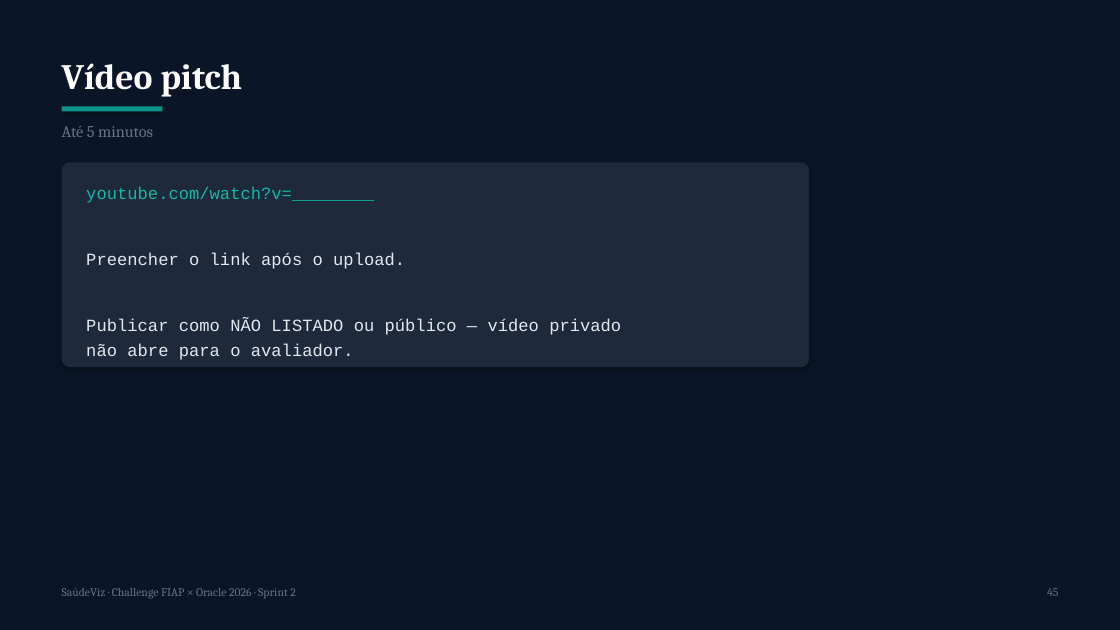
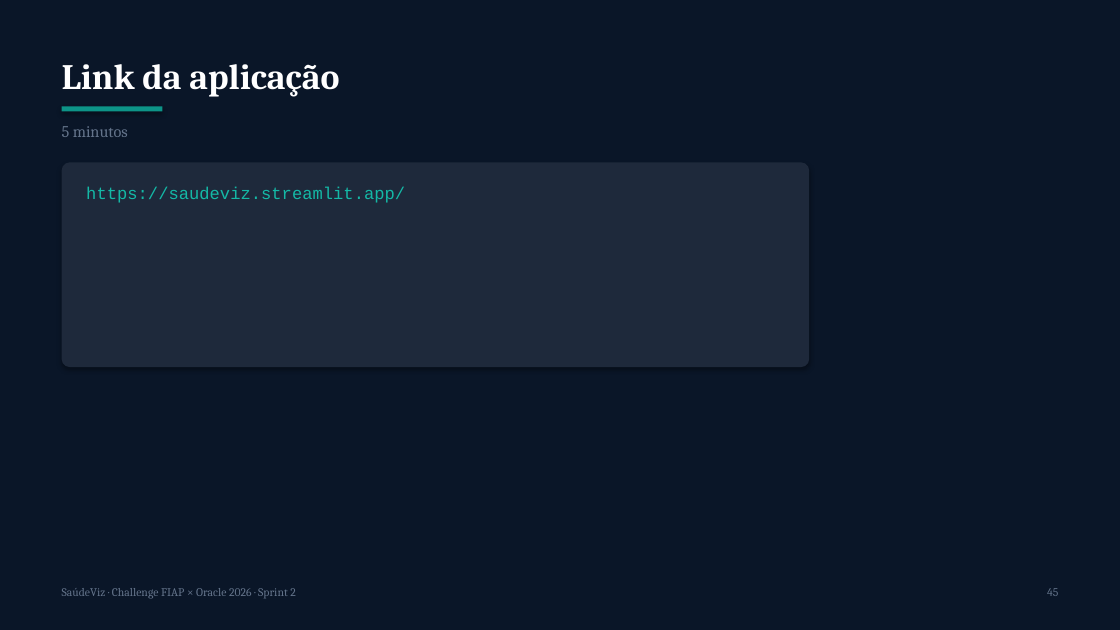
Before and after one commit to rm569173/saudeviz, a slide deck: slide 48 of EC_Sprint_2_1TSCO_EvidenciasConstrucao_SaudeViz_Lucas_Colen.pptx (slide 45 before the commit). Drawn at 1120x630 pixels with LibreOffice and Linux fonts; fonts in the diff are those of the drawing. Boxes give left, top, right and bottom in pixels: in the first picture for what was removed or moved away, otherwise in the second. Text is boxed around its words. In the diff, an @@ line names an element or a change of style, - is before the commit and + after.

```diff
--- a/EC_Sprint_2_1TSCO_EvidenciasConstrucao_SaudeViz_Lucas_Colen.pptx
+++ b/EC_Sprint_2_1TSCO_EvidenciasConstrucao_SaudeViz_Lucas_Colen.pptx
@@ text at bbox=[62, 64, 339, 97]: text changed @@
-Vídeo pitch
+Link da aplicação
@@ text at bbox=[62, 126, 128, 137]: text changed @@
-Até 5 minutos
+5 minutos
@@ text at bbox=[86, 186, 405, 203]: text changed; text colour #E2E8F0 to #14B8A6 @@
-youtube.com/watch?v=________
-Preencher o link após o upload.
-Publicar como NÃO LISTADO ou público — vídeo privado
-não abre para o avaliador.
+https://saudeviz.streamlit.app/
```
Also in this commit, not shown: 8 other slides changed, 1 slide added, 5 other files.
